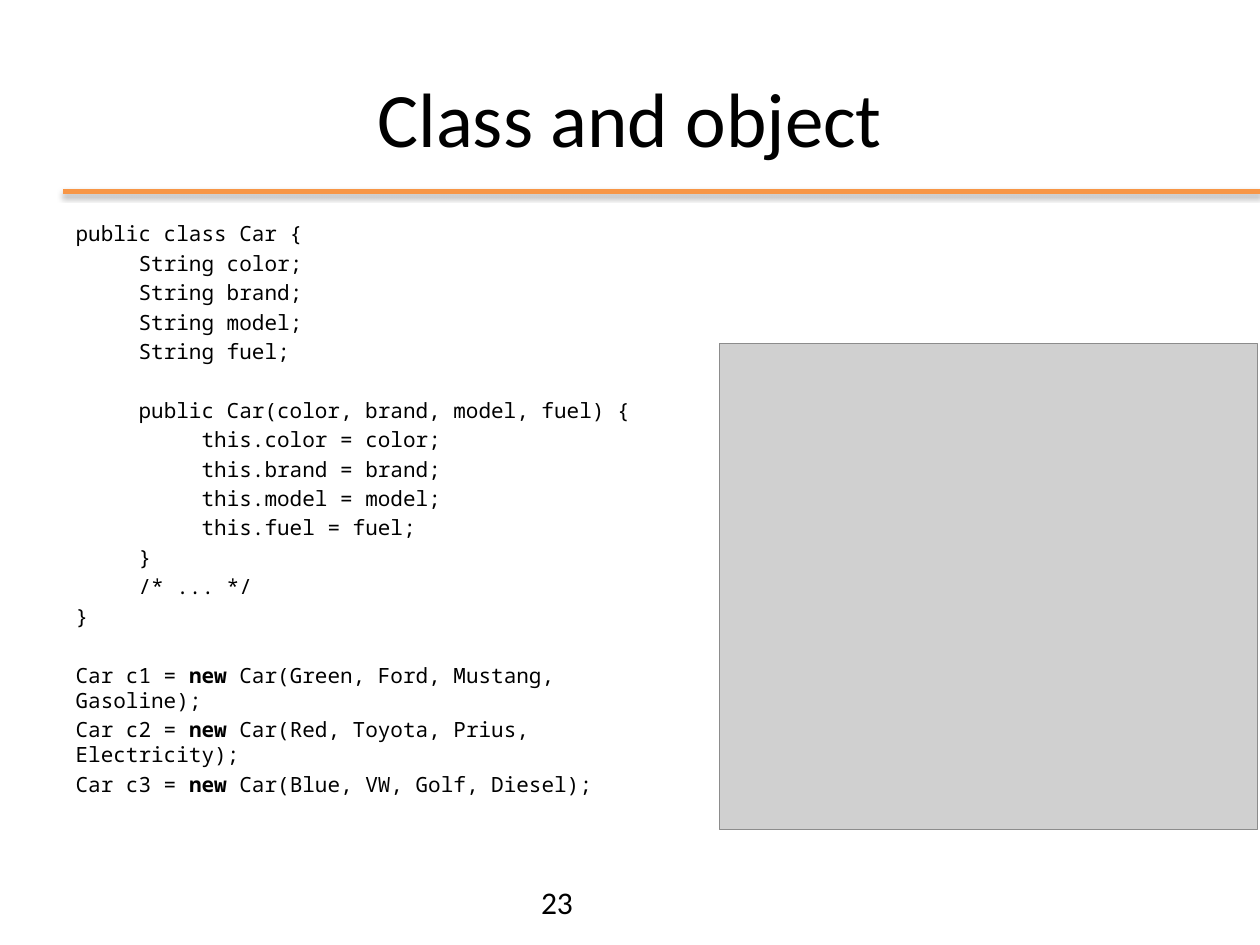
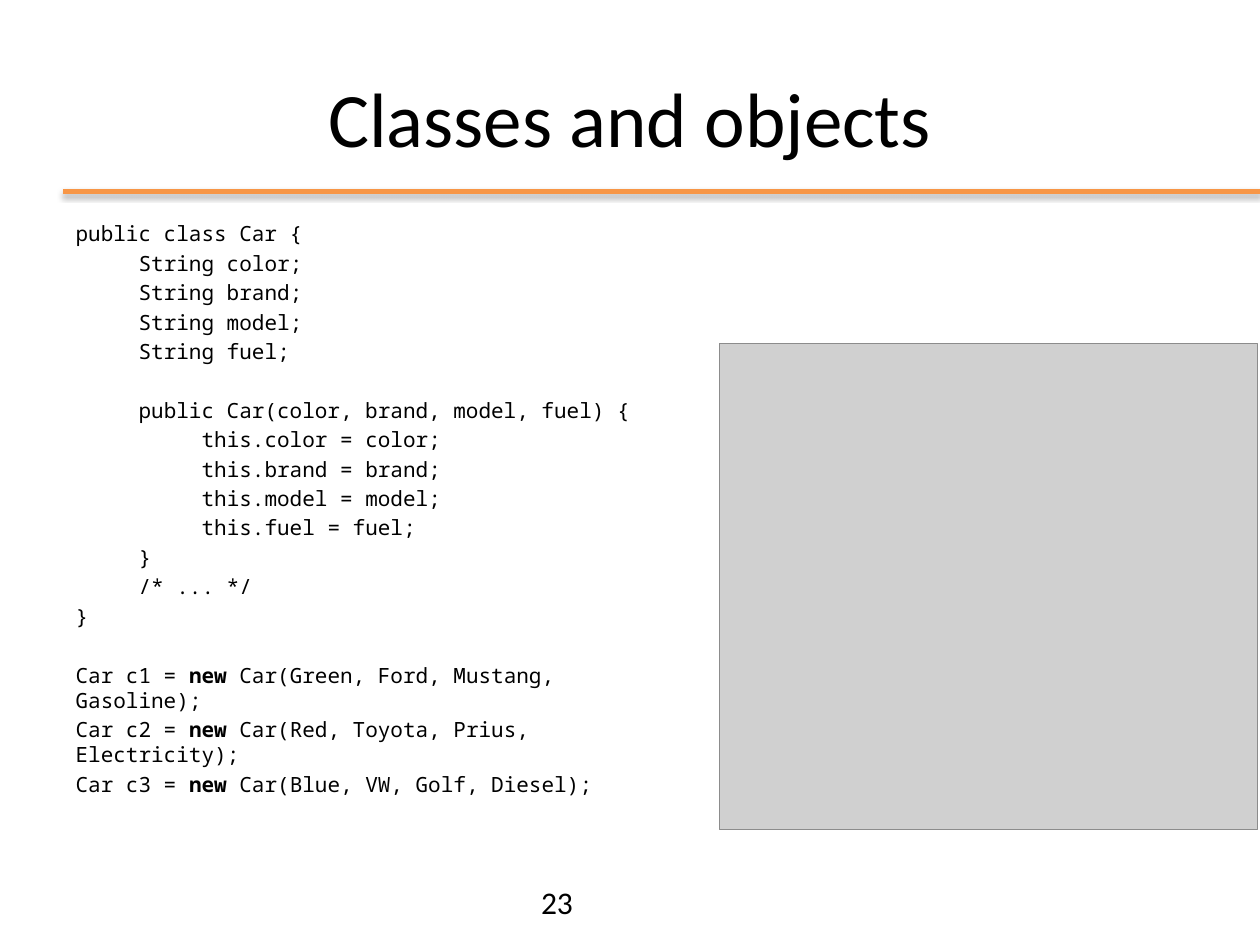
Before and after one commit to plctechnician/ooprogramming, a slide deck: slide 23 of java/slides/ppt/01 - Java From Functions to Objects.pptx. Drawn at 1260x945 pixels with LibreOffice and Linux fonts; fonts in the diff are those of the drawing; grey boxes stand for pictures; background and template pictures are left out. Boxes give left, top, right and bottom in pixels: in the first picture for what was removed or moved away, otherwise in the second. Text is boxed around its words. In the diff, an @@ line names an element or a change of style, - is before the commit and + after.

```diff
--- a/java/slides/ppt/01 - Java From Functions to Objects.pptx
+++ b/java/slides/ppt/01 - Java From Functions to Objects.pptx
@@ title at [328,93,931,161]: text changed @@
-Class and object
+Classes and objects
```
Also in this commit, not shown: 17 other slides changed, 3 slides added, 8 slides removed, 1 other file.
